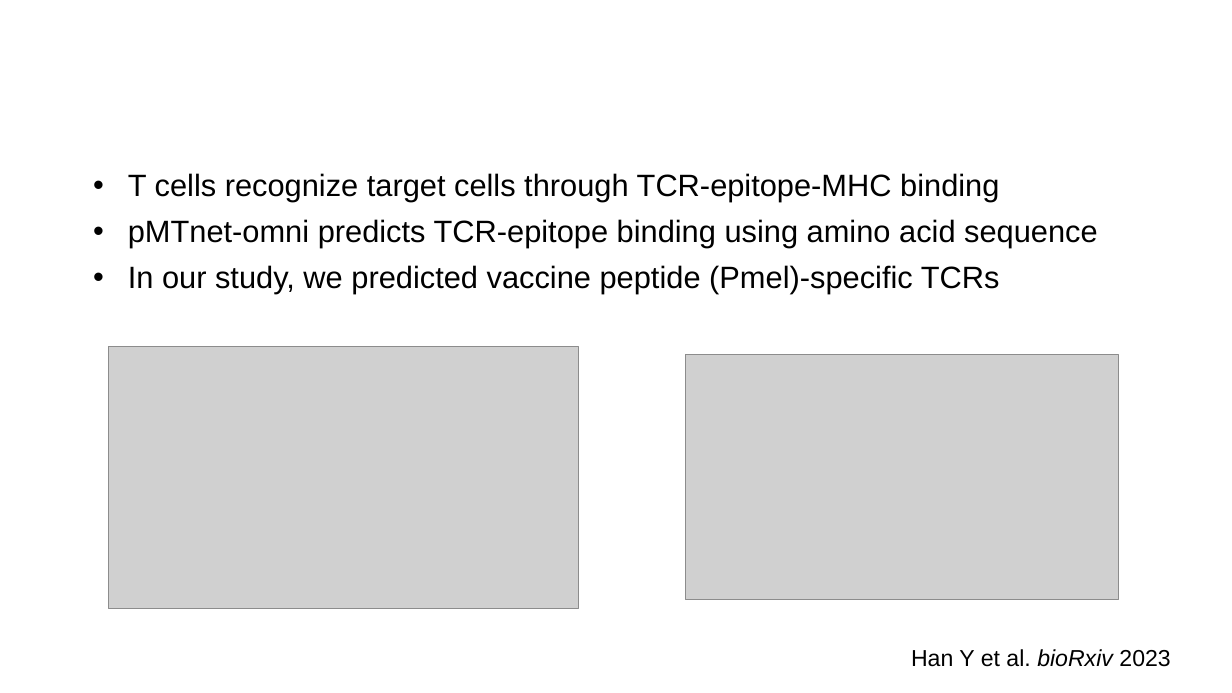
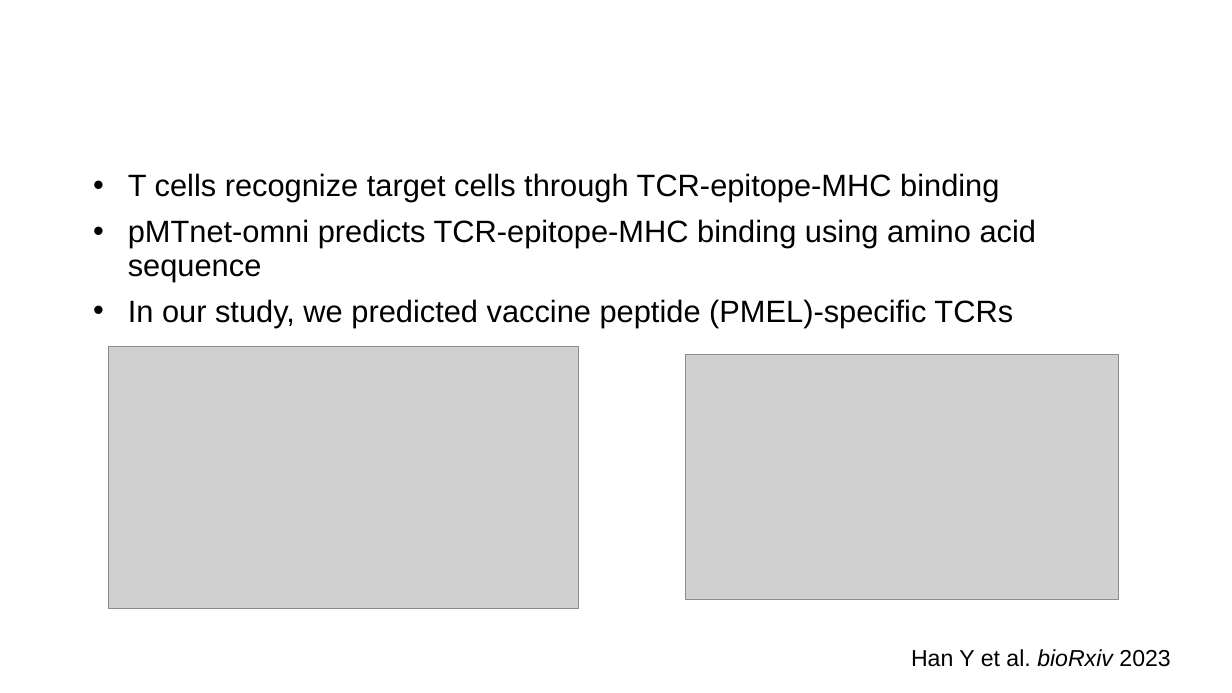
Before and after one commit to liuwd15/liuwd15.github.io, a slide deck: slide 11 of assets/presentations/QS seminar 2025.pptx. Drawn at 1232x693 pixels with LibreOffice and Linux fonts; fonts in the diff are those of the drawing; grey boxes stand for pictures; background and template pictures are left out. Boxes give left, top, right and bottom in pixels: in the first picture for what was removed or moved away, otherwise in the second. Text is boxed around its words. In the diff, an @@ line names an element or a change of style, - is before the commit and + after.

```diff
--- a/assets/presentations/QS seminar 2025.pptx
+++ b/assets/presentations/QS seminar 2025.pptx
@@ text at (128, 219, 1037, 327): text changed @@
-• pMTnet-omni predicts TCR-epitope binding using amino acid sequence
-• In our study, we predicted vaccine peptide (Pmel)-specific TCRs
+• pMTnet-omni predicts TCR-epitope-MHC binding using amino acid sequence
+• In our study, we predicted vaccine peptide (PMEL)-specific TCRs
```
Also in this commit, not shown: 8 other slides changed, 1 slide added.
